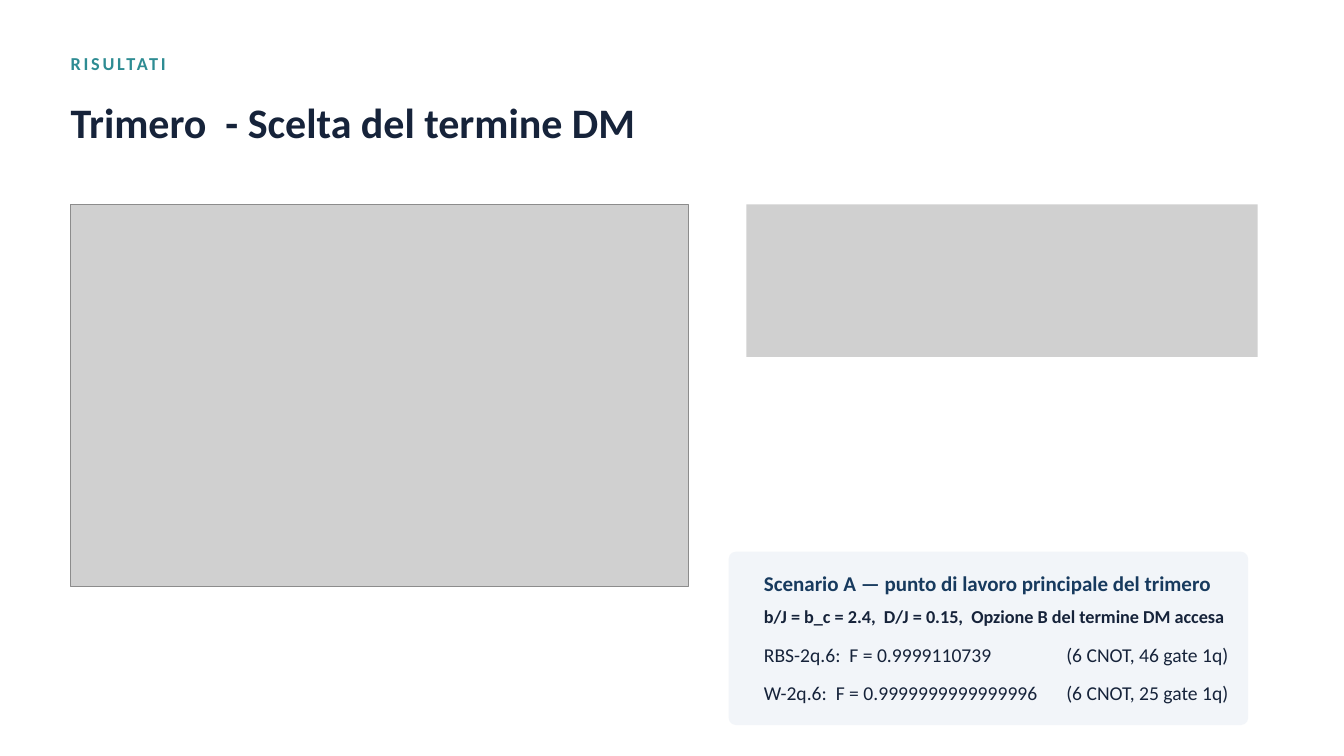
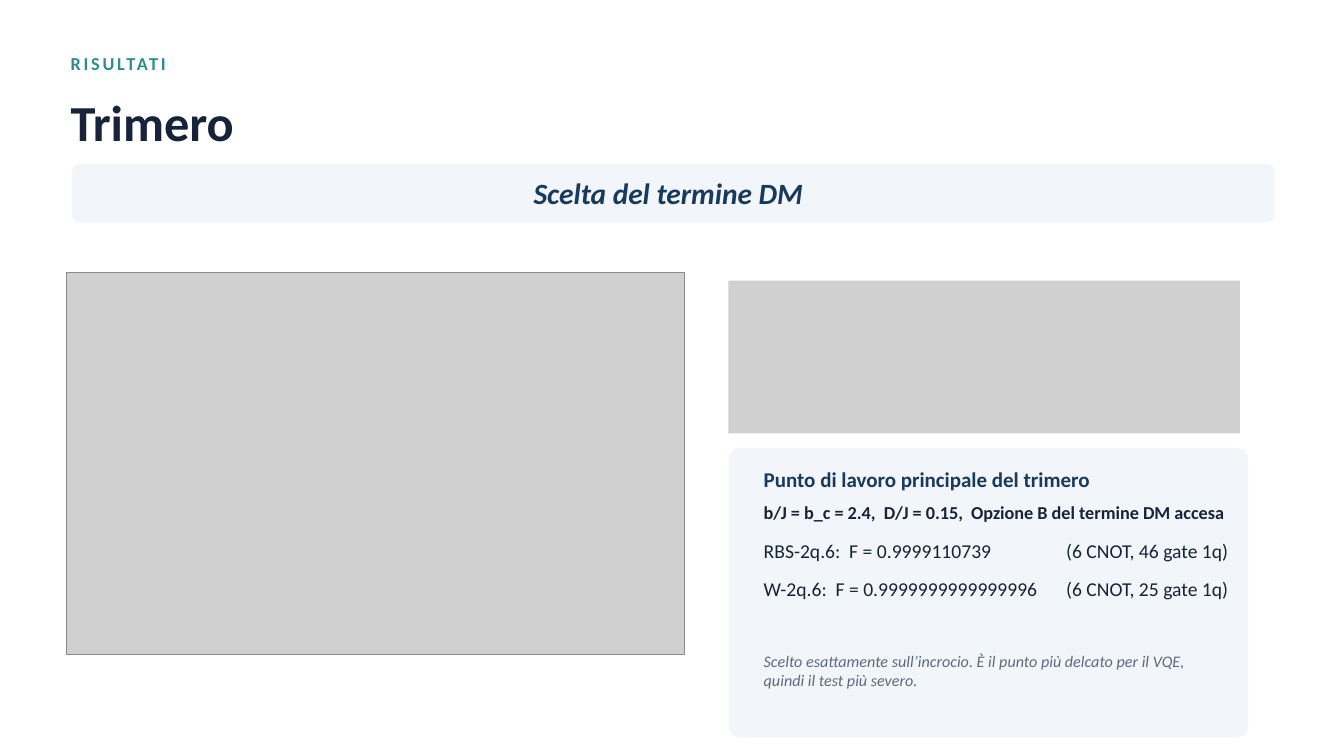
Before and after one commit to samslaves/tesi, a slide deck: slide 10 of 06_relazioni_e_parametri/Slides_v3/slides-schiavi.pptx (slide 11 before the commit). Drawn at 1344x756 pixels with LibreOffice and Linux fonts; fonts in the diff are those of the drawing; grey boxes stand for pictures. Boxes give left, top, right and bottom in pixels: in the first picture for what was removed or moved away, otherwise in the second. Text is boxed around its words. In the diff, an @@ line names an element or a change of style, - is before the commit and + after.

```diff
--- a/06_relazioni_e_parametri/Slides_v3/slides-schiavi.pptx
+++ b/06_relazioni_e_parametri/Slides_v3/slides-schiavi.pptx
@@ text at (71, 105, 234, 142): text changed; size 30 to 36 pt @@
-Trimero - Scelta del termine DM
+Trimero
@@ rounded rectangle added at (72, 164, 1274, 223), fill #F2F5F9 @@
@@ text added at (534, 183, 803, 205), 21 pt, text #173A5E, bold, italic @@
+Scelta del termine DM
@@ picture: place and size @@
-picture at (71, 205, 689, 587)
+picture at (67, 272, 685, 654)
@@ picture: place and size @@
-picture at (746, 205, 1257, 357)
+picture at (729, 280, 1240, 433)
@@ rounded rectangle: place and size @@
-rounded rectangle at (729, 552, 1248, 725)
+rounded rectangle at (729, 448, 1248, 737)
@@ text at (764, 472, 1090, 491): text changed @@
-Scenario A — punto di lavoro principale del trimero
+Punto di lavoro principale del trimero
@@ 3 texts: place and size @@
-3 texts at (764, 610, 1228, 704)
+3 texts at (764, 506, 1228, 600)
@@ text added at (764, 654, 1185, 689), 11.5 pt, text #5B6B84, italic @@
+Scelto esattamente sull’incrocio. È il punto più delcato per il VQE, quindi il test più severo.
```
Also in this commit, not shown: 8 other slides changed, 2 slides added, 2 slides removed, 10 other files.
